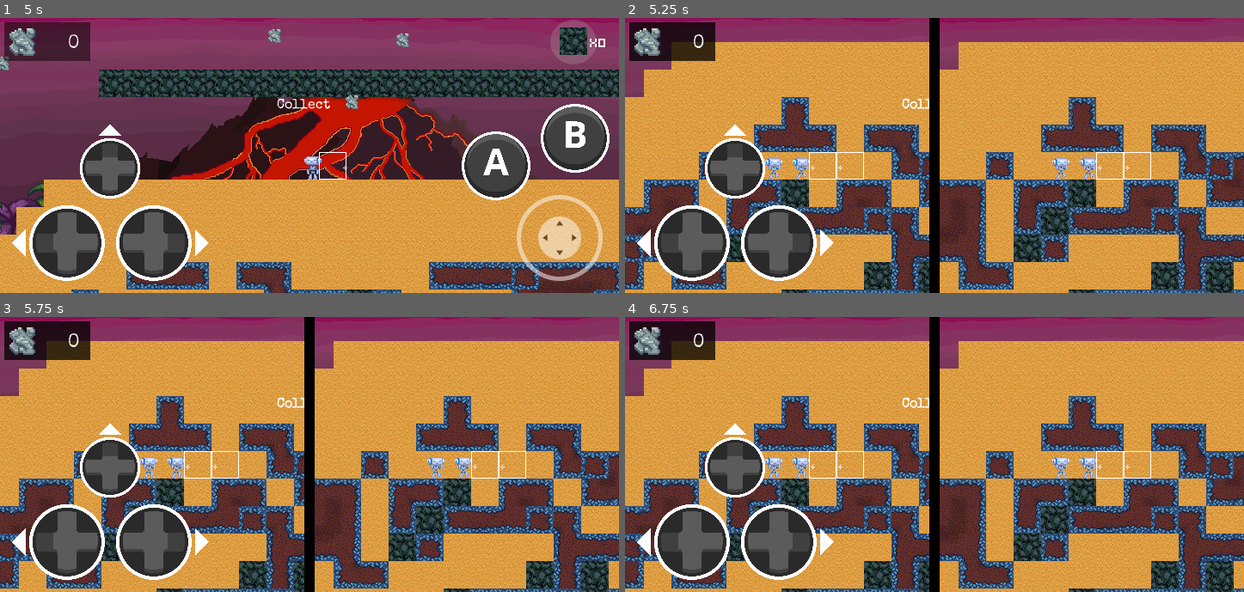
Above: before the commit, frames 1-4 (two rows, left to right).
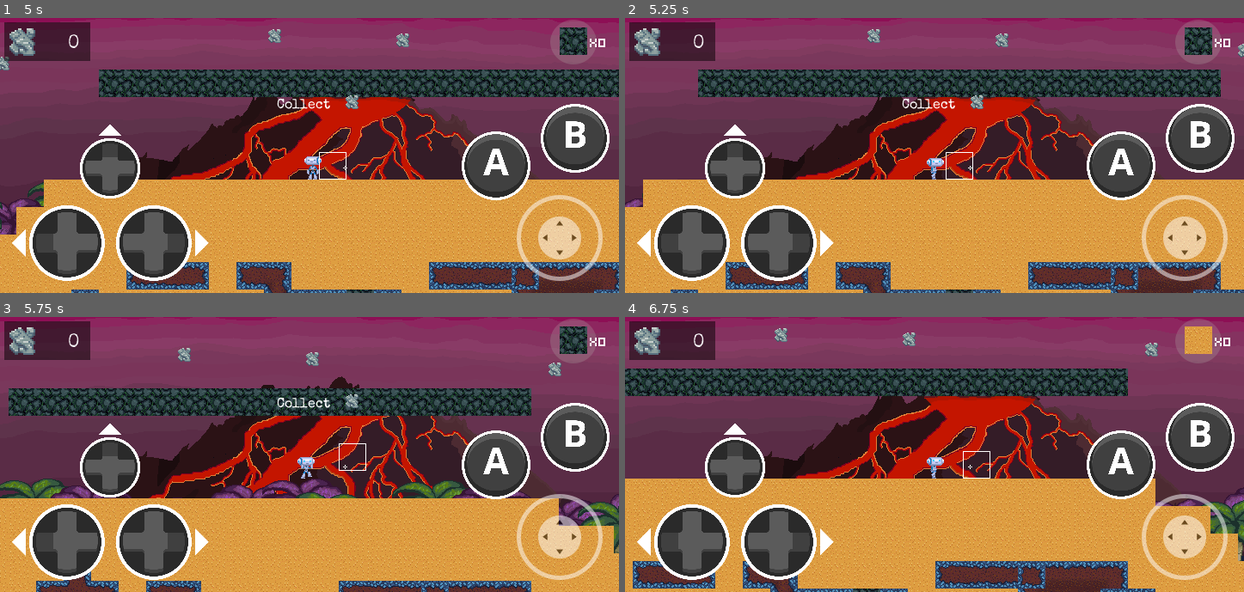
Above: after the commit, the same moments.

Repository: HaywardMorihara/SurviveTheIsland
Game: Godot game, scene res://src/UserInterface/MainMenu.tscn
Same seed, same stepped clock (60 frames per second), same inputs: the game is played once before the commit and once after it. Sound files missing from this copy of the repository are replaced by a short silence.
Inputs (mouse positions are in pixels of both pictures, inside the frame that each line leads up to):
- Up to frame 1 (5 s): click "Play" at 0.5 s; click "Play" at 1.25 s; move the mouse to (445, 141) at 2.02 s; hold D (move_right) 2.03-2.75 s; tap Mouse wheel down (cycle_block_type_down) at 2.1 s; click (445, 141) at 2.17 s; tap W (jump) at 2.27 s; drag from (185, 169) to (185, 53) at 2.77 s; tap Enter at 3.5 s; move the mouse to (371, 95) at 3.52 s; hold A (move_left) 3.53-4.25 s; tap Z (remove_block) at 3.6 s; drag from (278, 210) to (402, 40) at 4.27 s
- Up to frame 2 (5.25 s): tap Space (shoot) at 5 s; move the mouse to (1120, 196) at 5.02 s; hold D (move_right) from 5.03 s (still down); hold Tab (splitscreen, bound only before the commit) from 5.03 s (still down)
- Up to frame 3 (5.75 s): keep holding D (move_right); keep holding Tab (splitscreen, bound only before the commit); tap W (jump) at 5.27 s
- Up to frame 4 (6.75 s): release D (move_right) at 5.75 s; release Tab (splitscreen, bound only before the commit) at 5.75 s; drag from (748, 413) to (841, 385) at 5.77 s; tap Enter at 6.5 s; move the mouse to (965, 454) at 6.52 s; hold D (move_right) from 6.53 s (still down); tap Mouse wheel up (cycle_block_type_up) at 6.6 s; click (965, 454) at 6.67 s

Frame 1 is identical in both runs. In frame 2, 76% of the frame differs, in the area x 0-100%, y 0-100%; in frame 3, 76%; in frame 4, 76%.
Error before the commit: Invalid get index 'LIMIT_LEFT' (on base: 'null instance'). (res://src/Main/Game.gd:41)

Commit message:
Disable Splitscreen Buttons

Diff:
--- a/project.godot
+++ b/project.godot
@@ -242,9 +242,7 @@
 }
 splitscreen={
 "deadzone": 0.5,
-"events": [ Object(InputEventJoypadButton,"resource_local_to_scene":false,"resource_name":"","device":-1,"button_index":10,"pressure":0.0,"pressed":false,"script":null)
-, Object(InputEventKey,"resource_local_to_scene":false,"resource_name":"","device":0,"alt":false,"shift":false,"control":false,"meta":false,"command":false,"pressed":false,"scancode":16777218,"physical_scancode":0,"unicode":0,"echo":false,"script":null)
- ]
+"events": [  ]
 }
 remove_block={
 "deadzone": 0.5,
